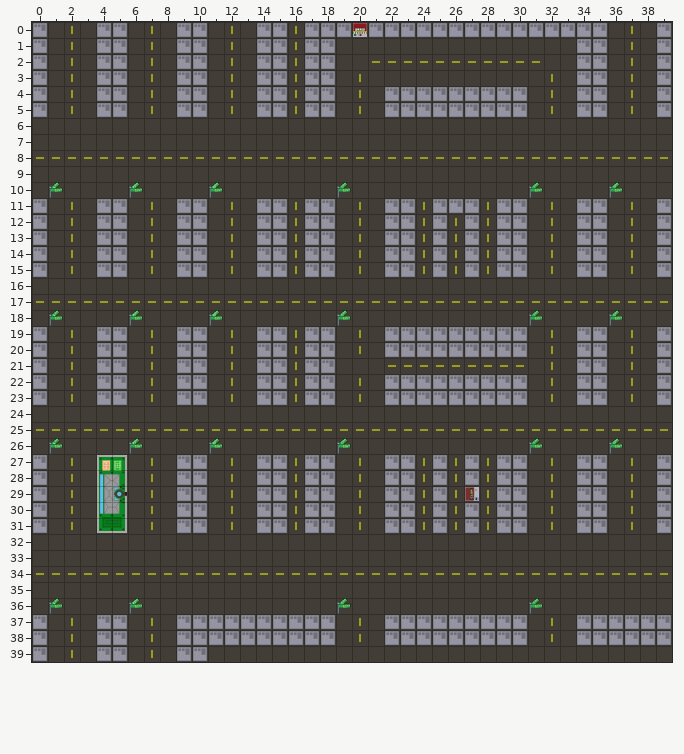
Tiled map (JSON) -- assets/tilemaps/pravdamaps1.json. The picture above is the old version.
Cells are 64x64 px. Shown: x 0..39, y 0..39.
New version:
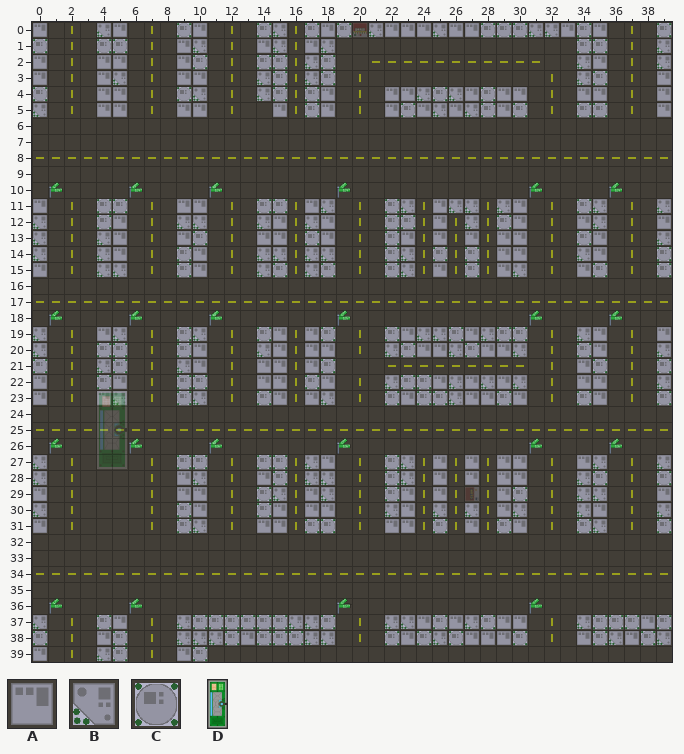
Key: from "Building": A 0, B 1, C 2; from "Mansion": D 0.
_ is an empty cell, # one hidden under a higher layer, . an unchanged one.
Difference:
layer "PizzaLayer" opacity 100% -> 27%
--- layer "Buildings"
@@ x 0..39 @@
- 0 ....A....A....AA.A.A.A...A..AAAAA.A....A
- 1 A...AA....A....A..A...............AA...A
- 2 ..........A...AA.AA...............A....A
- 3 .....A........AA.AA...............AA....
- 4 A........AA...AA.A......AAA.A...........
- 5 A.............A..A.....A.A.AA.A...AA....
+ 0 ....B....C....CB.C.C.B...B..CCCBB.C....C
+ 1 C...CC....B....B..B...............CC...B
+ 2 ..........C...CC.BC...............B....B
+ 3 .....B........BC.BC...............BC....
+ 4 C........CB...BC.C......BCB.C...........
+ 5 B............._..C.....C.B.BC.C...CC....
@@ x 0..39 @@
-11 ....AA........AA..A...AA..AA.A....AA...A
-12 A...A....AA...A..A....AA...A.A.....A....
-13 A...A.....A......A....A...........A....A
-14 A...A....A....AA.AA...AA.A.A......A....A
-15 ....AA...A....AA.AA...AA...A..A....A...A
+11 ....CC........CC..B...CB..BB.B....CB...B
+12 B...C....BB...B..B....CC...B.C.....B....
+13 B...B.....C......C....C...........C....B
+14 B...B....C....BB.BB...CB.C.C......B....C
+15 ....BB...C....BC.BC...CB...C..B....C...C
@@ x 0..39 @@
-19 A....A...AA...A...A...A.AAA.AAA...A.....
-20 A...AA...A....A.......AA..AA..A...A....A
-21 A...AA...A........A................A...A
-22 ....A....AA......A....AAA.A.A.A........A
-23 .....A...AA...A...A...A.AAA..A....A....A
+19 B....B...CB...C...C...C.BBC.BCC...B.....
+20 B...CC...C....B.......BC..BC..B...C....B
+21 C...BC...B........C................C...C
+22 ....C....CC......C....BCC.B.B.B........B
+23 .....B...CB...C...B...C.CCB..C....C....C
@@ x 0..39 @@
-27 A...AA...AA...AA.A....AA...........A...A
-28 A...AA....A....A.AA...AA..........AA...A
-29 ....AA........AA..A...A....A..A...AA....
-30 A...AA...A....A.......A..A.A..A...A....A
-31 ....#A...AA......AA......A...A....AA...A
+27 B...__...CC...CC.B....CB...........B...B
+28 B...__....B....C.BB...CB..........BC...C
+29 ....__........CB..B...C...._..C...BB....
+30 B...__...C....C.......B..B.B..B...B....B
+31 ....__...CB......CC......C...C....CB...C
@@ x 0..39 @@
-37 A...A....AAAAAAAAAA...AA.A.AA.....AAAA.A
-38 A....A...AAAA.AAAAA...A.AAA...A....AA.AA
-39 ....AA....A.............................
+37 B...C....BCCCCCCBBC...BB.C.BC.....BCCC.C
+38 C....C...BBBC.CCCBB...C.CBC...C....CB.CB
+39 ....BC....C.............................
--- layer "PizzaLayer"
@@ x 4..4 @@
-27 _
+27 D
@@ x 4..4 @@
-31 D
+31 _
